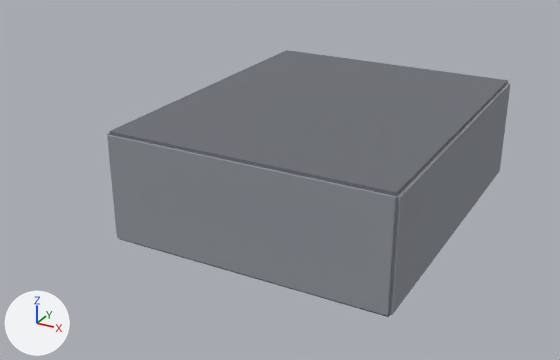
Renders of the glTF model public/assets/deltav/node_prop.glb from each side of a commit.
Before and after are seen from a 50 mm lens placed at (10.32, -21.99, 11.39), pointed at (-1.09, -1.24, 1.02). Every picture has the same lights, and +X, +Y and +Z are marked at lower left. The picture after the commit comes second. Where no turn or scale is listed for an object, it has been applied to the vertices.

Before the edit, the objects in view are built like this:
```python
ob_cube = bpy.data.objects.new('Cube', me_cube)
ob_cube.location = (0.0, 0.0, -0.05)
ob_cube.scale = (9.0, 11.0, 0.1)
ob_cube_001 = bpy.data.objects.new('Cube.001', me_cube_001)
ob_cube_001.location = (0.0, 0.0, 3.45)
ob_cube_001.scale = (9.0, 11.0, 0.1)
ob_cube_003 = bpy.data.objects.new('Cube.003', me_cube_003)
ob_cube_003.location = (0.0, -5.55, 1.7)
ob_cube_003.scale = (9.0, 0.1, 3.4)
ob_cube_004 = bpy.data.objects.new('Cube.004', me_cube_004)
ob_cube_004.location = (-4.55, 0.0, 1.7)
ob_cube_004.scale = (0.1, 11.0, 3.4)
ob_cube_005 = bpy.data.objects.new('Cube.005', me_cube_005)
ob_cube_005.location = (4.55, 0.0, 1.7)
ob_cube_005.scale = (0.1, 11.0, 3.4)
ob_cube_008 = bpy.data.objects.new('Cube.008', me_cube_008)
ob_cube_008.location = (0.0, 4.0, 3.34)
ob_cube_008.scale = (2.4, 0.26, 0.06)
ob_cube_011 = bpy.data.objects.new('Cube.011', me_cube_011)
ob_cube_011.location = (-4.28, -0.9, 0.94)
ob_cube_011.scale = (0.05, 0.5, 0.05)
ob_cube_012 = bpy.data.objects.new('Cube.012', me_cube_012)
ob_cube_012.location = (2.2, 1.2, 0.35)
ob_cube_012.scale = (2.6, 2.6, 0.7)
```
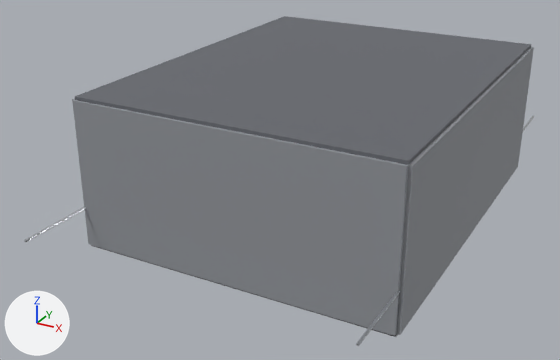
Changed parts and their boxes [x1, y1, x2, y2] in the pictures (560 x 360 px):
'Cube.003', moved, rescaled (16% wider, 30% taller)
    before: [107, 135, 397, 316]
    after: [72, 100, 409, 336]
'Cube.001', moved, rescaled (14% wider)
    before: [109, 50, 508, 196]
    after: [75, 16, 531, 165]
'Cube.005', moved, rescaled (12% wider, 24% taller)
    before: [389, 83, 511, 315]
    after: [397, 47, 534, 335]
'Cube', rescaled (13% wider, 16% taller)
    before: [119, 238, 391, 317]
    after: [91, 245, 398, 337]
'Cube.013', moved, rescaled (not visible before)
    after: [356, 116, 534, 346]
'Cube.011', rescaled (not visible before)
    after: [25, 207, 86, 242]
'Cube.004', moved, rescaled (not visible afterwards)
    before: [107, 133, 117, 234]

The change in detail:
Object 'Cube' (ob_cube) is rescaled from (9.0, 11.0, 0.1) to (10.0, 12.5, 0.1).
Object 'Cube.001' (ob_cube_001) moves from (0.0, 0.0, 3.45) to (0.0, 0.0, 4.65).
Object 'Cube.001' (ob_cube_001) is rescaled from (9.0, 11.0, 0.1) to (10.0, 12.5, 0.1).
Object 'Cube.003' (ob_cube_003) moves from (0.0, -5.55, 1.7) to (0.0, -6.3, 2.3).
Object 'Cube.003' (ob_cube_003) is rescaled from (9.0, 0.1, 3.4) to (10.0, 0.1, 4.6).
Object 'Cube.004' (ob_cube_004) moves from (-4.55, 0.0, 1.7) to (-5.05, 0.0, 2.3).
Object 'Cube.004' (ob_cube_004) is rescaled from (0.1, 11.0, 3.4) to (0.1, 12.5, 4.6).
Object 'Cube.005' (ob_cube_005) moves from (4.55, 0.0, 1.7) to (5.05, 0.0, 2.3).
Object 'Cube.005' (ob_cube_005) is rescaled from (0.1, 11.0, 3.4) to (0.1, 12.5, 4.6).
Object 'Cube.008' (ob_cube_008) moves from (0.0, 4.0, 3.34) to (0.0, -6.23, 0.6).
Object 'Cube.008' (ob_cube_008) is rescaled from (2.4, 0.26, 0.06) to (10.0, 0.06, 1.2).
Object 'Cube.011' (ob_cube_011) is rescaled from (0.05, 0.5, 0.05) to (0.0601, 17.5, 0.05).
Object 'Cube.012' (ob_cube_012) moves from (2.2, 1.2, 0.35) to (4.98, 0.0, 0.6).
Object 'Cube.013' (ob_cube_013) moves from (3.0, -2.6, 0.45) to (4.98, 0.0, 1.24).
Object 'Cube.013' (ob_cube_013) is rescaled from (2.0, 0.9, 0.9) to (0.0601, 17.5, 0.05).
